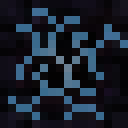
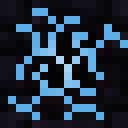
Layer changes from the first 128 x 128 image to the second:
"cracks": opacity 60% → 100% over 8, 8, 128, 128
hid "subtle rust" over 8, 8, 128, 128
hid "heavy rust" over 32, 40, 104, 96
added layer "Cleaned Dark Iron Background" above "Background" over 8, 8, 128, 128
hid "Background" over 8, 8, 128, 128
